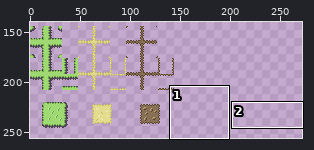
Pixel-art file -- Assets/Sprites/worldSpriteSheet.aseprite. Above, an overview of the earlier version with the close-up marked.
Close-up. Old version:
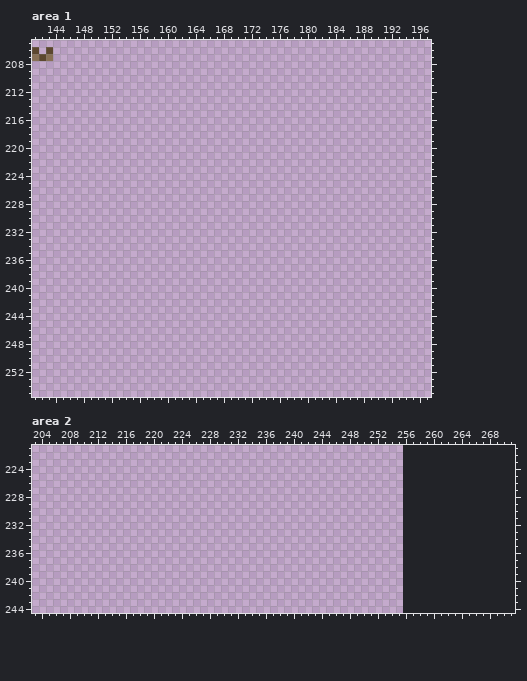
256x256 pixels, 1 frame. Shown: area 1: x 141..197, y 205..255; area 2: x 203..271, y 221..244. The old version is drawn lined up with the new one, on the new canvas. The wide view leaves out empty margins.
After:
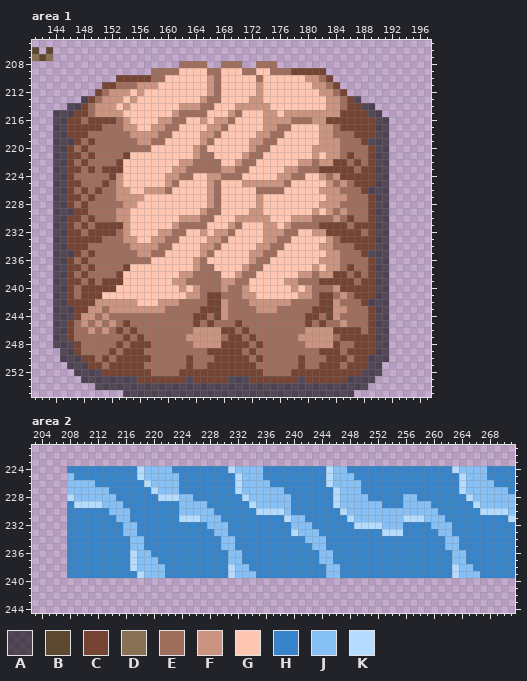
Palette (. is transparent): A #00000093  B #5c472f  C #754433  D #887055  E #9f6e5c  F #ca9481  G #ffc6b1  H #3884ca  J #87c0f4  K #b5dcff
Edits made:
canvas 256x256 -> 272x256
--- area 1
@@ x 141..197 @@
 207 DBD......................................................
-208 .........................................................
-209 .........................................................
-210 .........................................................
-211 .........................................................
-212 .........................................................
-213 .........................................................
-214 .........................................................
-215 .........................................................
-216 .........................................................
-217 .........................................................
-218 .........................................................
-219 .........................................................
-220 .........................................................
-221 .........................................................
-222 .........................................................
-223 .........................................................
-224 .........................................................
-225 .........................................................
-226 .........................................................
-227 .........................................................
-228 .........................................................
-229 .........................................................
-230 .........................................................
-231 .........................................................
-232 .........................................................
-233 .........................................................
-234 .........................................................
-235 .........................................................
-236 .........................................................
-237 .........................................................
-238 .........................................................
-239 .........................................................
-240 .........................................................
-241 .........................................................
-242 .........................................................
-243 .........................................................
-244 .........................................................
-245 .........................................................
-246 .........................................................
-247 .........................................................
-248 .........................................................
-249 .........................................................
-250 .........................................................
-251 .........................................................
-252 .........................................................
-253 .........................................................
-254 .........................................................
-255 .........................................................
+208 .....................EEEE..EEE..EEE......................
+209 .................EEEEGGGGEEGGGEEGGEEECCCCC...............
+210 ............CCCCCEEGGGGGGFEGGGGGEGGGGGGFFEC..............
+211 ..........CCEEEFFFGGGGGGGFEGGGGGFGGGGGGGFFEC.............
+212 .........CEFFFGFGGGGGGGGGFEGGGGGFGGGGGGGGFFEC............
+213 .......ACEFFFGFGGGGGGGGGFEEGGGGFFGGGGGGGGGFFECA..........
+214 .....AACEFFFGFGGGGGGGFFFEEGGGFFFFFGGGGGGGGFFECCAA........
+215 ...AAACCEFFFFGGGGGGGFEEEEGGGFEGGGFFGFFFFFFFFCCCCAA.......
+216 ...AACCECCCCEFGGGGFFEEGGFGFFEGGGGFFFFEEEFFCCCCCCCAA......
+217 ...AACCCCCEEEFFGGFFEEGGGGFFEGGGGGFFEEGGGGFFECCCCCAA......
+218 ...AACCCEEEEEEFFFFEEGGGGFFEGGGGGFFEEGGGGGFFEEECCCAA......
+219 ...AAACECEEEEEEFFEEGGGGGFEGGGGGFFEEGGGGGGFFFEEECAAA......
+220 ...AACECEEEEEEEEEGGGGGGFEGGGGGGFEEGGGGGGFFFFEEEECAA......
+221 ...AACCECEEEECGGGGGGGGGFEEGGGGFEEGGGGGGGFGFFECEECAA......
+222 ...AACECEEEECGGGGGGGGFFEEEEGGFEEGGGGGGFFEFFCCECECAA......
+223 ...AACCECECCCGGGGGGGFFEEEEEFFEEGGGGGFFEEECCCCCECCAA......
+224 ...AACEEEEECFGGGGGGFFEEGGFFEEEGGGGGFFEEGGFEFCCCCCAA......
+225 ...AACCEEECEFGGGGGGFEGGGGFEGGGFFFFFFEGGGGGFEFECCCAA......
+226 ...AACECECEEFFGGFFFEGGGGGFEGGGGGEEEEGGGGGFFFEEECAAA......
+227 ...AACCECEEEFFFFGGGGGGGGGFEGGGGGFGGGGGGGGGFFFEEECAA......
+228 ...AACECEEEEEFFGGGGGGGGGGFEGGGGGFGGGGGGGGFFFEEEECAA......
+229 ...AAACCEEEEFFGGGGGGGGGGFEEGGGGFFGGGGGGGFGFEFEEECAA......
+230 ...AACCECEEEFFGGGGGGGFFFEEGGGFFFFFGGGFFFEEEFECEECAA......
+231 ...AACECECCCCFGGGGGGFEEEEGGGFEGGGFFGFEEEECCCCECCCAA......
+232 ...AACCECCCCEFGGGGFFEEGGFGFFEGGGGFFFEEGGFFCCCCCECAA......
+233 ...AACCCCCEEEFFGGFFEEGGGGFFEGGGGGFFEEGGGGGFECCCCCAA......
+234 ...AACCCEEEEEEFFFFEEGGGGFFEGGGGGFFEEGGGGGFFEEECCCAA......
+235 ...AAACECEEEEEEFFEEGGGGGFEGGGGGFFEEGGGGGGGFFEEECAAA......
+236 ...AACECEEEEEEEEEGGGGGGFEGGGGGGFEEGGGGGGGFFFEEEECAA......
+237 ...AACCECEEEECGGGGGGGGGFEEGGGGFEEGGGGGGGFGFFECEECAA......
+238 ...AACECEEEECGGGGGGGGFFEEEEGGFEEGGGGGGFFEFFCCECECAA......
+239 ...AACCECECCCGGGGGGGFFEEEEEFFEEGGGGGFFEEECCCCCECCAA......
+240 ...AACECCCCCGGGGGGGGGFGFEEEFEEFGGGGGGFGFEEEFCCCCCAA......
+241 ...AACECCCGGGGGGGGGGGGFFECCEEEFFGGGGGGFFECCEFECCCAA......
+242 ...AACCCCFFFFFFGGGFFFEEEECCFEEEFFFFFFEEEECCFEEECAAA......
+243 ...AAACCFFEFFFFFFFFEEEEECCCFEEEEFFFEEEEECCCFFEEECAA......
+244 ...AAACFFEFEEEEEEEEEEEECCECFEEEEEEEEEEECCECFEEEECAA......
+245 ...AACEFEFEFECEEEEEEEEECECEEECEEEEEEEEECECEEFEEECAA......
+246 ...AACEEFEFECECEEEEEEEEFFFFCCECEEEEEEEEFFFFCCCCECAA......
+247 ...AACEEEEEEECECEEEEEEFFFFFECCECEEEEEEFFFFFECCCCCAA......
+248 ...AAACEEEEECECCCEEEEEEFFFFCCCCECEEEEEEFFFFCEECCCAA......
+249 ....AACEEEECECCCEEEEEEEEECCCCCECEEEEEEEEECCCECCCCAA......
+250 ....AAACCECECCCCCEEEEECEEECCCCCECEEEEECEEECCCECCAAA......
+251 .....AAACCECCCCCEEEEEECEECCCCCCCEEEEEECEECCCECCCAA.......
+252 ......AAAACCCCCCCEEEECCCCCCCCCCCCEEEECCCCCCCCCCAAA.......
+253 .......AAAAAAAACCCCCCCACCCCCAAACCCCCCCACCCCCCAAAA........
+254 .........AAAAAAAAAAAAAAAAAAAAAAAAAAAAAAAAAAAAAAA.........
+255 .............AAAAAAAAAAAAAAAAAAAAAAAAAAAAAAAAA...........
--- area 2
@@ x 203..271 @@
 223 .....................................................................
-224 .....................................................................
-225 .....................................................................
-226 .....................................................................
-227 .....................................................................
-228 .....................................................................
-229 .....................................................................
-230 .....................................................................
-231 .....................................................................
-232 .....................................................................
-233 .....................................................................
-234 .....................................................................
-235 .....................................................................
-236 .....................................................................
-237 .....................................................................
-238 .....................................................................
-239 .....................................................................
+224 .....HHHHHHHHHHKJJJJHHHHHHHHKJJJJHHHHHHHHHKJJHHHHHHHHHHHHHHHKJJJJHHHH
+225 .....JHHHHHHHHHKJJJJJHHHHHHHHKJJJHHHHHHHHHKJJJHHHHHHHHHHHHHHHKJJJHHHH
+226 .....JJJJHHHHHHHKJJJJHHHHHHHHKJJJJHHHHHHHHKJJJJHHHHHHHHHHHHHHKJJJJHHH
+227 .....JJJJJJHHHHHHKJJJHHHHHHHHKJJJJJJHHHHHHHKJJJHHHHHHHHHHHHHHKJJJJJJH
+228 .....KJJJJJJHHHHHHKKKJJHHHHHHHKJJJJJJHHHHHHKJJJJHHHHHJJHHHHHHHKJJJJJJ
+229 .....HKKKKJJJHHHHHHHHJJJJHHHHHHKJJJJJHHHHHHKJJJJJJHHHJJJJHHHHHHKJJJJJ
+230 .....HHHHHHJJJHHHHHHHJJJJJHHHHHHKKKKJHHHHHHHKJJJJJJJJJJJJJHHHHHHKKKKJ
+231 .....HHHHHHHJJHHHHHHHKKKJJJHHHHHHHHHKJJHHHHHHKJJJJJJJKKKJJJHHHHHHHHHK
+232 .....HHHHHHHHJJHHHHHHHHHHJJJHHHHHHHHHJJJHHHHHHKKKKJJJHHHHJJJHHHHHHHHH
+233 .....HHHHHHHHJJHHHHHHHHHHHJJHHHHHHHHHKJJJHHHHHHHHHKKKHHHHHJJHHHHHHHHH
+234 .....HHHHHHHHHJJHHHHHHHHHHHJJHHHHHHHHHHJJJHHHHHHHHHHHHHHHHHJJHHHHHHHH
+235 .....HHHHHHHHHJJHHHHHHHHHHHJJHHHHHHHHHHHJJHHHHHHHHHHHHHHHHHJJHHHHHHHH
+236 .....HHHHHHHHHKJJHHHHHHHHHHHJJHHHHHHHHHHHJJHHHHHHHHHHHHHHHHHJJHHHHHHH
+237 .....HHHHHHHHHKJJJHHHHHHHHHHJJHHHHHHHHHHHJJHHHHHHHHHHHHHHHHHJJHHHHHHH
+238 .....HHHHHHHHHKJJJJHHHHHHHHHKJJHHHHHHHHHHHJJHHHHHHHHHHHHHHHHKJJHHHHHH
+239 .....HHHHHHHHHHKJJJHHHHHHHHHKJJJHHHHHHHHHHJJHHHHHHHHHHHHHHHHKJJJHHHHH
 240 .....................................................................
Boxes around the changes in both close-ups, in picture pixels (x1, y1, x2, y2):
added: (53, 61, 389, 397)
added: (67, 466, 515, 578)
